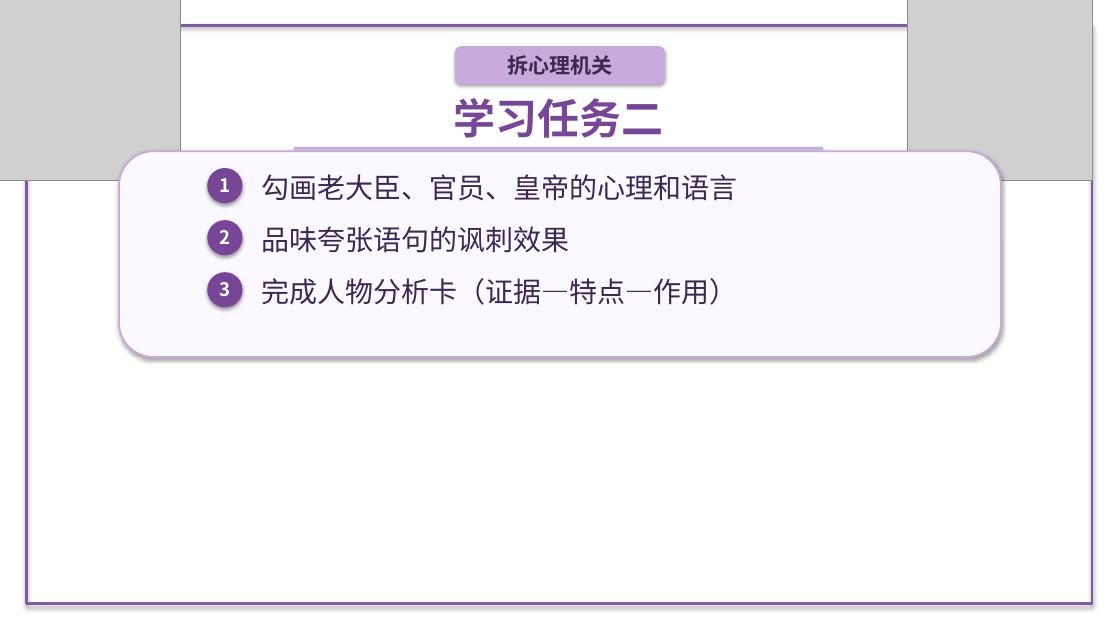
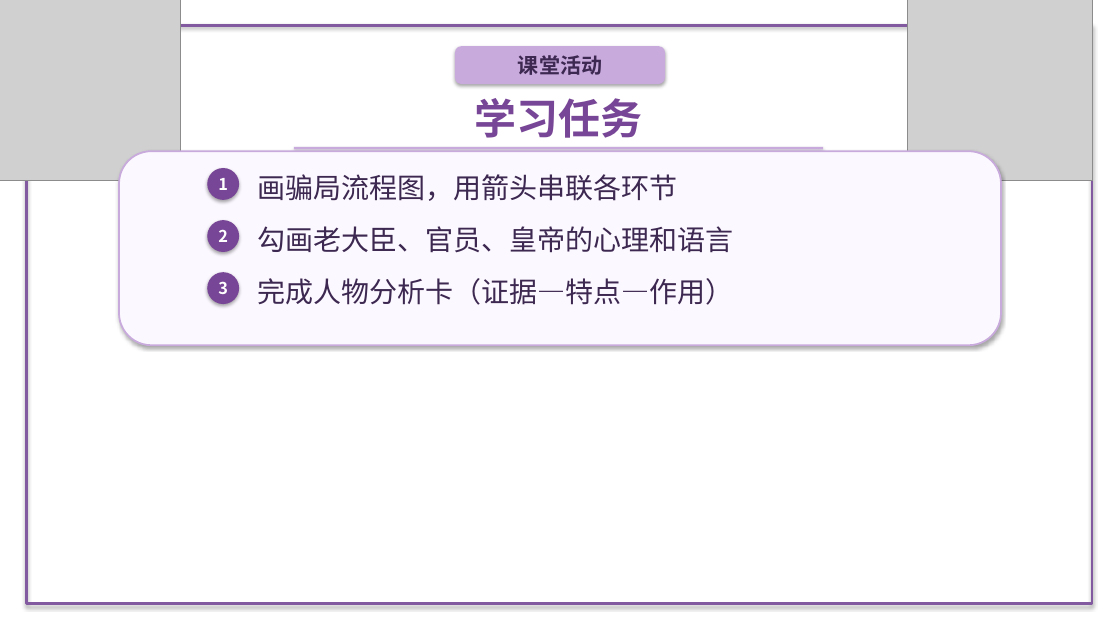
Before and after one commit to decemberlin54-del/declin, a slide deck: slide 6 of 第六单元PPT/第22课 皇帝的新装.pptx (slide 5 before the commit). Drawn at 1120x630 pixels with LibreOffice and Linux fonts; fonts in the diff are those of the drawing; grey boxes stand for pictures; background and template pictures are left out. Boxes give left, top, right and bottom in pixels: in the first picture for what was removed or moved away, otherwise in the second. Text is boxed around its words. In the diff, an @@ line names an element or a change of style, - is before the commit and + after.

```diff
--- a/第六单元PPT/第22课 皇帝的新装.pptx
+++ b/第六单元PPT/第22课 皇帝的新装.pptx
@@ text at (x1=518, y1=55, x2=602, y2=75): text changed @@
-拆心理机关
+课堂活动
@@ text at (x1=475, y1=98, x2=643, y2=138): text changed @@
-学习任务二
+学习任务
@@ rounded rectangle resized from (x1=119, y1=151, x2=1002, y2=357) to (x1=119, y1=151, x2=1002, y2=345) @@
@@ ellipse resized from (x1=208, y1=168, x2=243, y2=203) to (x1=208, y1=168, x2=239, y2=200) @@
@@ text added at (x1=257, y1=174, x2=677, y2=201), 24 pt, text #3C2850 @@
+画骗局流程图，用箭头串联各环节
@@ ellipse resized from (x1=208, y1=220, x2=243, y2=255) to (x1=208, y1=220, x2=239, y2=252) @@
@@ text "勾画老大臣、官员、皇帝的心理和语言" moved from (x1=262, y1=174, x2=738, y2=201) to (x1=257, y1=226, x2=733, y2=253) @@
@@ text removed at (x1=262, y1=226, x2=570, y2=253) @@
-品味夸张语句的讽刺效果
@@ size 16 to 14 pt in 3 elements at (x1=218, y1=178, x2=228, y2=190), (x1=218, y1=229, x2=228, y2=242), (x1=218, y1=281, x2=228, y2=294) @@
@@ ellipse resized from (x1=208, y1=272, x2=243, y2=308) to (x1=208, y1=272, x2=239, y2=304) @@
@@ text "完成人物分析卡（证据—特点—作用）" moved from (x1=262, y1=278, x2=738, y2=305) to (x1=257, y1=278, x2=733, y2=305) @@
```
Also in this commit, not shown: 2 other slides changed, 4 slides added, 5 slides removed, 6 other files.
